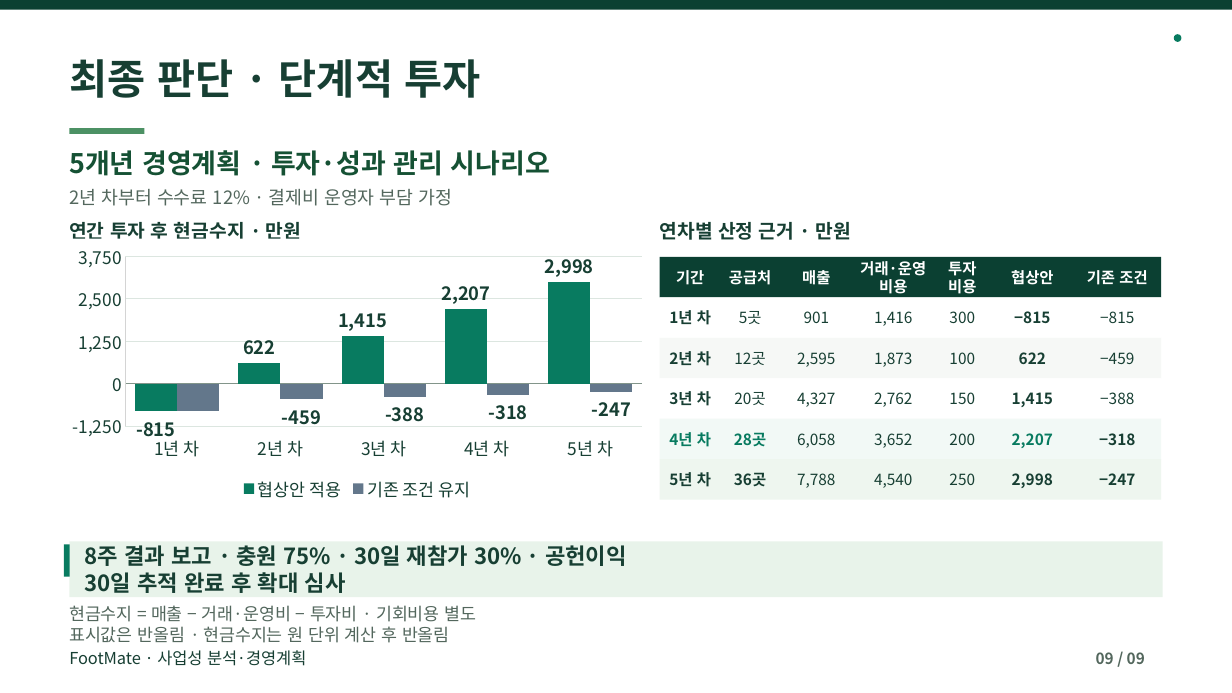
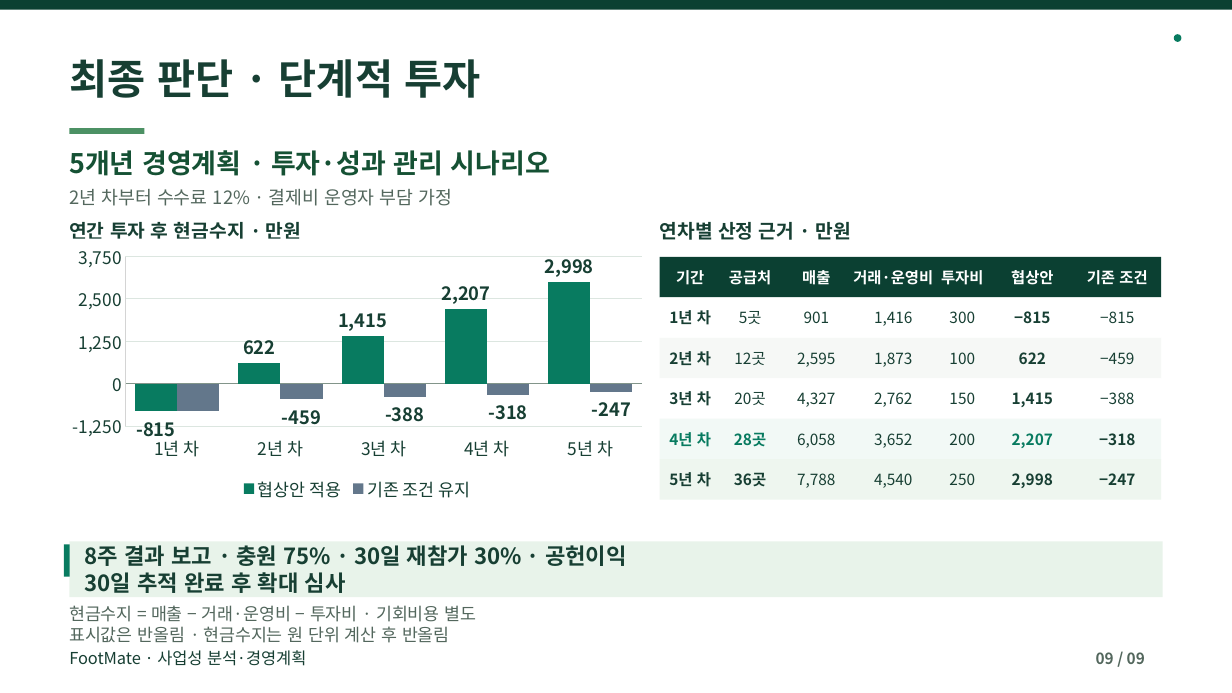
Before and after one commit to dohyunkimmm/footmate-case-study, a slide deck: slide 9 of src/case-study/downloads/footmate_report.pptx. Drawn at 1232x693 pixels with LibreOffice and Linux fonts; fonts in the diff are those of the drawing. Boxes give left, top, right and bottom in pixels: in the first picture for what was removed or moved away, otherwise in the second. Text is boxed around its words. In the diff, an @@ line names an element or a change of style, - is before the commit and + after.

```diff
--- a/src/case-study/downloads/footmate_report.pptx
+++ b/src/case-study/downloads/footmate_report.pptx
@@ text at (x1=853, y1=270, x2=933, y2=285): text changed @@
-거래·운영
-비용
+거래·운영비
@@ text at (x1=941, y1=270, x2=983, y2=285): text changed @@
-투자
-비용
+투자비
```
Also in this commit, not shown: 2 other slides changed, 10 other files.
